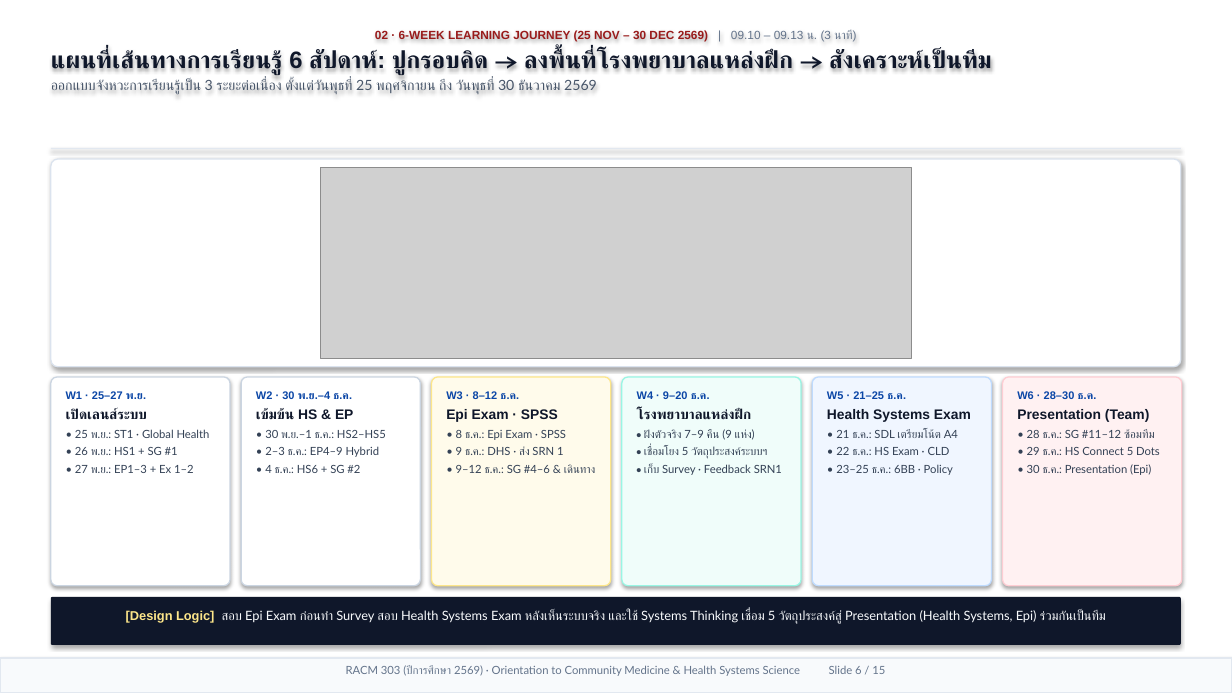
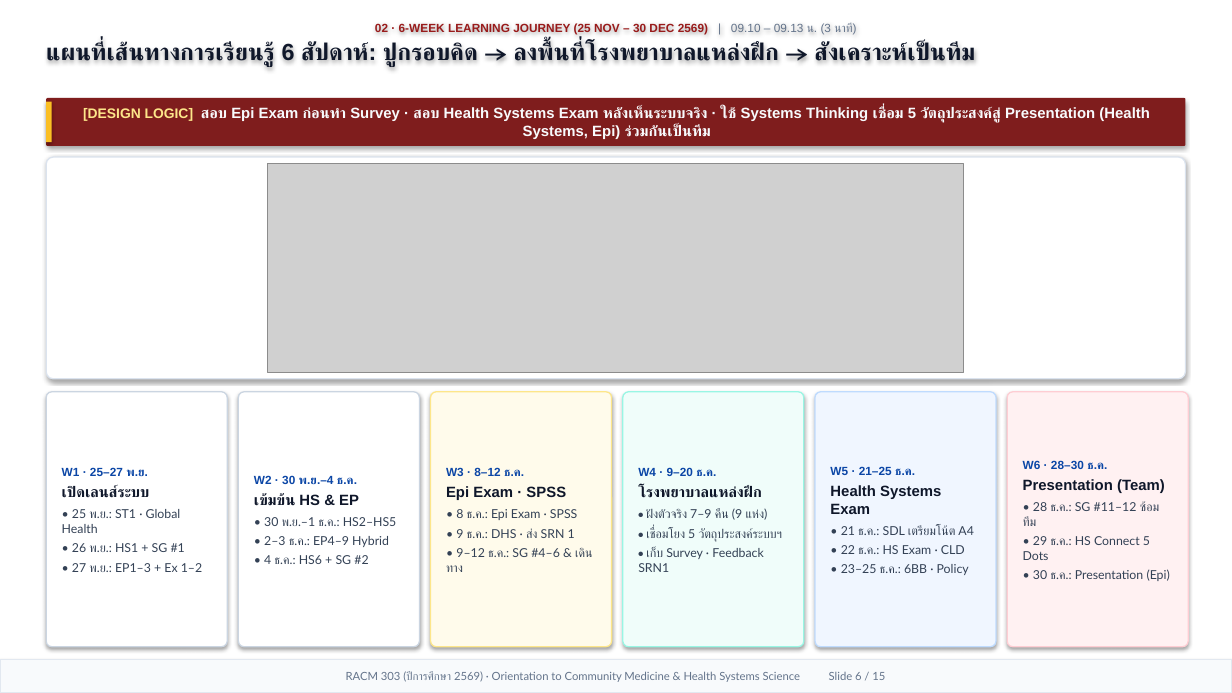
Before and after one commit to smartwoo/racm303-2569-faculty-member, a slide deck: slide 6 of exports/pptx/RACM303_2569_Orientation_Slides.pptx. Drawn at 1232x693 pixels with LibreOffice and Linux fonts; fonts in the diff are those of the drawing; grey boxes stand for pictures. Boxes give left, top, right and bottom in pixels: in the first picture for what was removed or moved away, otherwise in the second. Text is boxed around its words. In the diff, an @@ line names an element or a change of style, - is before the commit and + after.

Commit message:
feat(orientation): upgrade all 15 slides with top key-message banners, full-space Nano Banana visuals, optimized typography & Apple Keynote motion

```diff
--- a/exports/pptx/RACM303_2569_Orientation_Slides.pptx
+++ b/exports/pptx/RACM303_2569_Orientation_Slides.pptx
@@ text "02 · 6-WEEK LEARNING JOURNEY ...": place and size @@
-text "02 · 6-WEEK LEARNING JOURNEY ..." at [51,30,992,95]
+text "02 · 6-WEEK LEARNING JOURNEY ..." at [46,22,975,67]
@@ text "02 · 6-WEEK LEARNING JOURNEY ..." at [46,22,975,67]: size 18.5 to 18.2 pt in "แผนที่เส้นทางการเรียนรู้ 6 สัปดาห์: ปูกรอบคิด → ลงพื้นที่โรง ..."; less space between paragraphs @@
@@ text at [51,79,597,95]: paragraph removed @@
-ออกแบบจังหวะการเรียนรู้เป็น 3 ระยะต่อเนื่อง ตั้งแต่วันพุธที่ 25 พฤศจิกายน ถึง วันพุธที่ 30 ธันวาคม 2569
@@ rounded rectangle "[DESIGN LOGIC] สอบ Epi Exam ...": place and size @@
-rounded rectangle "[DESIGN LOGIC] สอบ Epi Exam ..." at [51,597,1181,645]
+rounded rectangle "[DESIGN LOGIC] สอบ Epi Exam ..." at [46,98,1186,146]
@@ rounded rectangle "[DESIGN LOGIC] สอบ Epi Exam ..." at [46,98,1186,146]: vertical alignment top to middle; fill #0F172A to #7F1D1D; proportions changed @@
@@ rectangle added at [46,102,52,142], fill #FBBF24 @@
@@ text in rounded rectangle at [83,107,1149,139]: text changed; size 10 to 11.6 pt; font Lato to Arial; bold on @@
-[Design Logic] สอบ Epi Exam ก่อนทำ Survey สอบ Health Systems Exam หลังเห็นระบบจริง และใช้ Systems Thinking เชื่อม 5 วัตถุประสงค์สู่ Presentation (Health Systems, Epi) ร่วมกันเป็นทีม
+[DESIGN LOGIC] สอบ Epi Exam ก่อนทำ Survey · สอบ Health Systems Exam หลังเห็นระบบจริง · ใช้ Systems Thinking เชื่อม 5 วัตถุประสงค์สู่ Presentation (Health Systems, Epi) ร่วมกันเป็นทีม
@@ rectangle removed at [51,148,1181,149] @@
@@ rounded rectangle: place and size @@
-rounded rectangle at [51,159,1181,367]
+rounded rectangle at [46,157,1186,379]
@@ rounded rectangle at [46,157,1186,379]: proportions changed @@
@@ picture: place and size @@
-picture at [320,167,911,359]
+picture at [268,164,964,372]
@@ rounded rectangle "W1 · 25–27 พ.ย.": place and size @@
-rounded rectangle "W1 · 25–27 พ.ย." at [51,377,230,586]
+rounded rectangle "W1 · 25–27 พ.ย." at [46,392,227,647]
@@ rounded rectangle "W1 · 25–27 พ.ย." at [46,392,227,647]: size 8.6 to 9.2 pt in "W1 · 25–27 พ.ย."; size 10.8 to 11.6 pt in "เปิดเลนส์ระบบ"; size 8.8 to 9.6 pt in "• 25 พ.ย.: ST1 · Global Health", "• 26 พ.ย.: HS1 + SG #1", "• 27 พ.ย.: EP1–3 + Ex 1–2"; vertical alignment top to middle; proportions changed @@
@@ rounded rectangle "W2 · 30 พ.ย.–4 ธ.ค.": place and size @@
-rounded rectangle "W2 · 30 พ.ย.–4 ธ.ค." at [241,377,421,586]
+rounded rectangle "W2 · 30 พ.ย.–4 ธ.ค." at [238,392,420,647]
@@ rounded rectangle "W2 · 30 พ.ย.–4 ธ.ค." at [238,392,420,647]: size 8.6 to 9.2 pt in "W2 · 30 พ.ย.–4 ธ.ค."; size 10.8 to 11.6 pt in "เข้มข้น HS & EP"; size 8.8 to 9.6 pt in "• 30 พ.ย.–1 ธ.ค.: HS2–HS5", "• 2–3 ธ.ค.: EP4–9 Hybrid", "• 4 ธ.ค.: HS6 + SG #2"; vertical alignment top to middle; proportions changed @@
@@ rounded rectangle "W3 · 8–12 ธ.ค.": place and size @@
-rounded rectangle "W3 · 8–12 ธ.ค." at [432,377,611,586]
+rounded rectangle "W3 · 8–12 ธ.ค." at [431,392,612,647]
@@ rounded rectangle "W3 · 8–12 ธ.ค." at [431,392,612,647]: size 8.6 to 9.2 pt in "W3 · 8–12 ธ.ค."; size 10.8 to 11.6 pt in "Epi Exam · SPSS"; size 8.8 to 9.6 pt in "• 8 ธ.ค.: Epi Exam · SPSS", "• 9 ธ.ค.: DHS · ส่ง SRN ...", "• 9–12 ธ.ค.: SG #4–6 & เดินทาง"; vertical alignment top to middle; proportions changed @@
@@ rounded rectangle "W4 · 9–20 ธ.ค.": place and size @@
-rounded rectangle "W4 · 9–20 ธ.ค." at [622,377,801,586]
+rounded rectangle "W4 · 9–20 ธ.ค." at [623,392,804,647]
@@ rounded rectangle "W4 · 9–20 ธ.ค." at [623,392,804,647]: size 8.6 to 9.2 pt in "W4 · 9–20 ธ.ค."; size 10.8 to 11.6 pt in "โรงพยาบาลแหล่งฝึก"; size 8.8 to 9.6 pt in "• ฝังตัวจริง 7–9 คืน (9 แห่ง)", "• เชื่อมโยง 5 วัตถุประสงค์ระบบฯ", "• เก็บ Survey · Feedback SRN1"; vertical alignment top to middle; proportions changed @@
@@ rounded rectangle "W5 · 21–25 ธ.ค.": place and size @@
-rounded rectangle "W5 · 21–25 ธ.ค." at [812,377,992,586]
+rounded rectangle "W5 · 21–25 ธ.ค." at [815,392,996,647]
@@ rounded rectangle "W5 · 21–25 ธ.ค." at [815,392,996,647]: size 8.6 to 9.2 pt in "W5 · 21–25 ธ.ค."; size 10.8 to 11.6 pt in "Health Systems Exam"; size 8.8 to 9.6 pt in "• 21 ธ.ค.: SDL เตรียมโน้ต A4", "• 22 ธ.ค.: HS Exam · CLD", "• 23–25 ธ.ค.: 6BB · Policy"; vertical alignment top to middle; proportions changed @@
@@ rounded rectangle "W6 · 28–30 ธ.ค.": place and size @@
-rounded rectangle "W6 · 28–30 ธ.ค." at [1003,377,1182,586]
+rounded rectangle "W6 · 28–30 ธ.ค." at [1007,392,1189,647]
@@ rounded rectangle "W6 · 28–30 ธ.ค." at [1007,392,1189,647]: size 8.6 to 9.2 pt in "W6 · 28–30 ธ.ค."; size 10.8 to 11.6 pt in "Presentation (Team)"; size 8.8 to 9.6 pt in "• 28 ธ.ค.: SG #11–12 ซ้อมทีม", "• 29 ธ.ค.: HS Connect 5 Dots", "• 30 ธ.ค.: Presentation (Epi)"; vertical alignment top to middle; proportions changed @@
@@ rectangle "RACM 303 (ปีการศึกษา 2569) · ..." at [0,660,1232,693]: vertical alignment top to middle @@
```
Also in this commit, not shown: 14 other slides changed, 20 other files.
